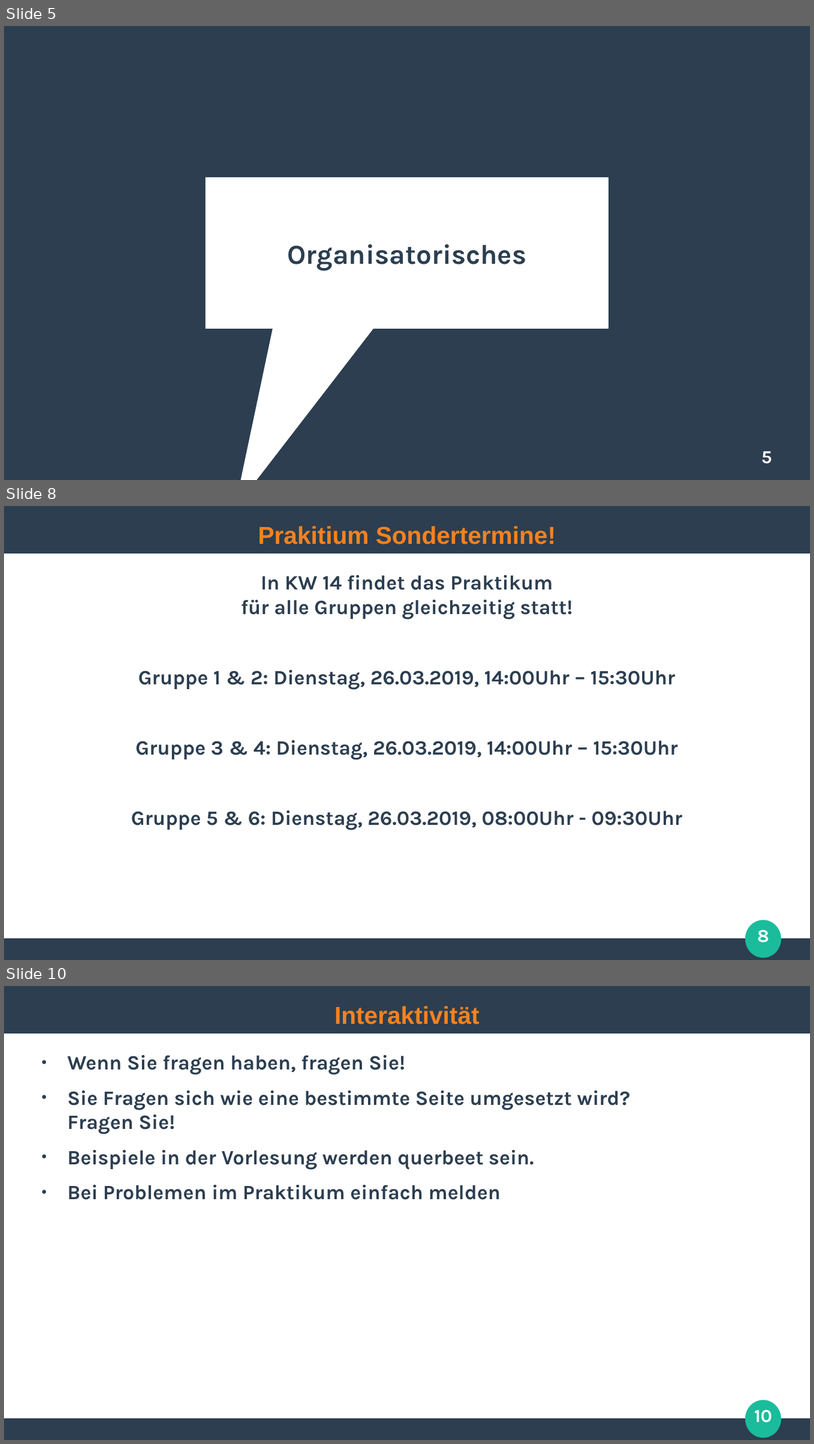
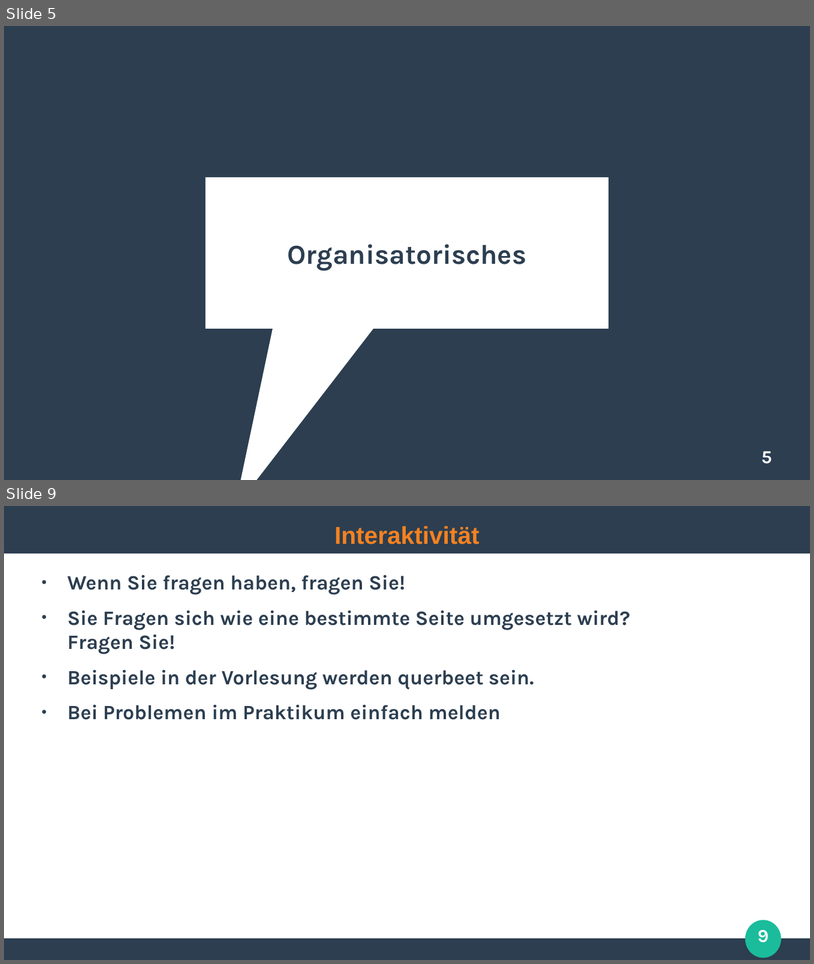
Before and after one commit to ghandmann/HS-AlbSig-WebAnwendungen2, a slide deck: Kapitel/00_Begruessung.odp. Shown one above the other, each under a label of ours: slides 5, 8 and 10 before the commit, slides 5 and 9 after it; the slides between them are not shown. The pictures are 814x1444 and 814x964 pixels, drawn with LibreOffice and Linux fonts; fonts in the diff are those of the drawing. Boxes give left, top, right and bottom in pixels: in the first picture for what was removed or moved away, otherwise in the second. Text is boxed around its words. In the diff, an @@ line names an element or a change of style, - is before the commit and + after.

```diff
--- a/Kapitel/00_Begruessung.odp
+++ b/Kapitel/00_Begruessung.odp
@@ slide 8 removed at bbox=[4, 506, 810, 960], background #FFFFFF; not listed: 3 template elements that a slide beside it also shows @@
@@ title removed at bbox=[258, 526, 556, 544] @@
-Prakitium Sondertermine!
@@ text removed at bbox=[131, 575, 683, 830] @@
-In KW 14 findet das Praktikum
-für alle Gruppen gleichzeitig statt!
-Gruppe 1 & 2: Dienstag, 26.03.2019, 14:00Uhr – 15:30Uhr
-Gruppe 3 & 4: Dienstag, 26.03.2019, 14:00Uhr – 15:30Uhr
-Gruppe 5 & 6: Dienstag, 26.03.2019, 08:00Uhr - 09:30Uhr
@@ page number removed at bbox=[758, 930, 770, 942] @@
-8
@@ what was slide 10 is now slide 9 @@
@@ page number at bbox=[758, 930, 770, 942]: text changed @@
-10
+9
```
Also in this commit, not shown: 3 slides changed, 1 other file.
